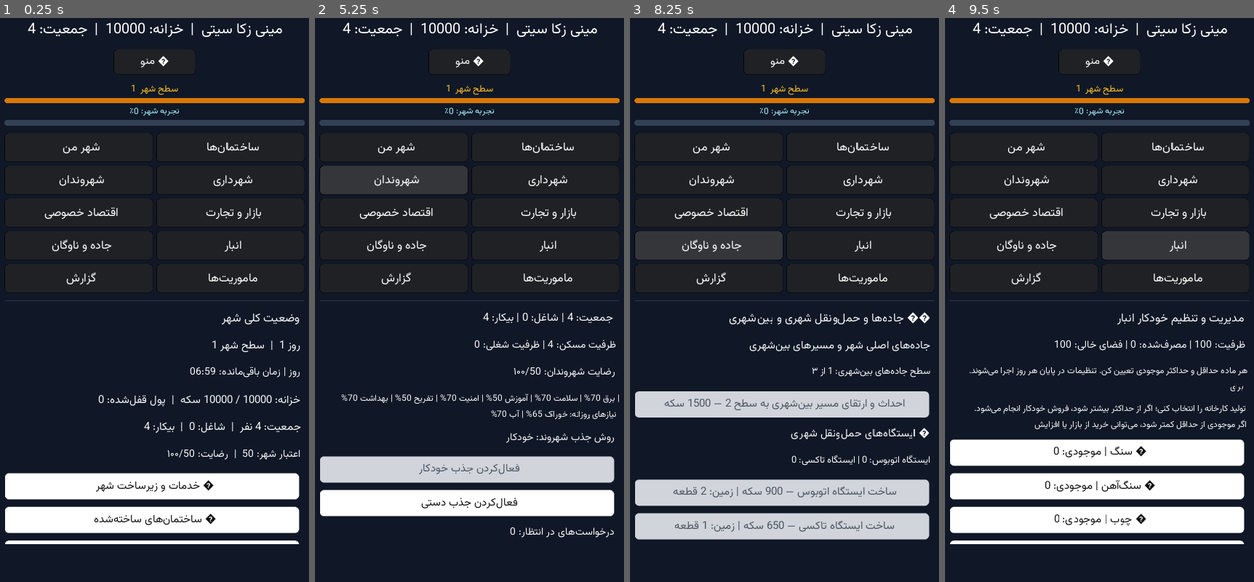
Above: before the commit, frames 1-4 (left to right).
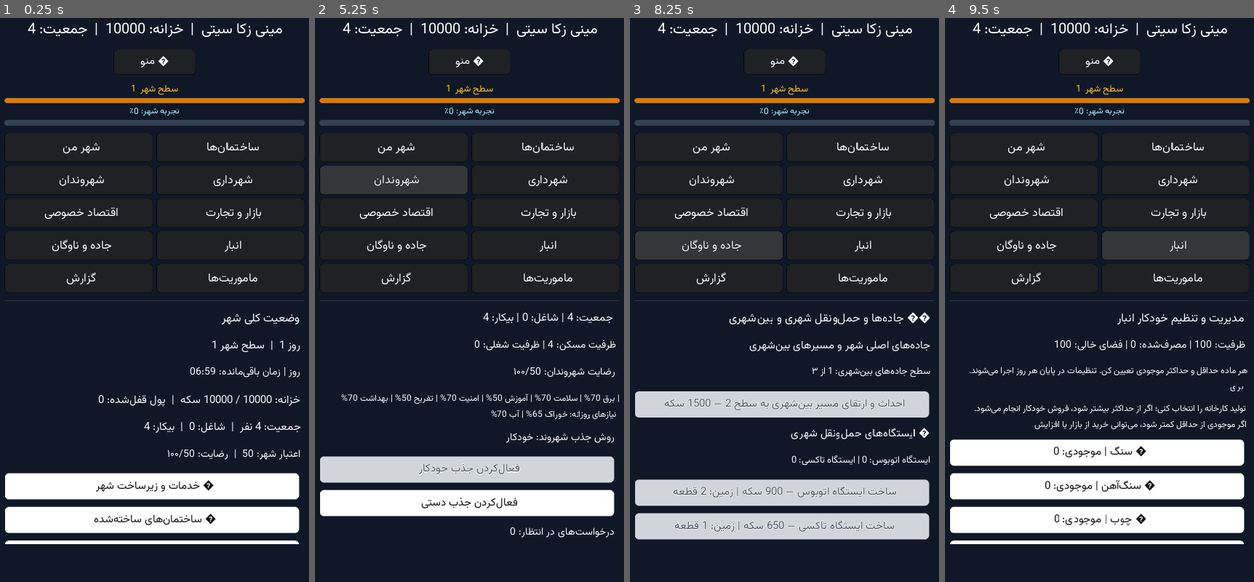
Above: after the commit, the same moments.

Repository: zekainstabot/mini-zeka-city
Game: Godot game, scene res://Main.tscn
Two runs of this game, one before a commit and one after it. Both use one fixed random seed, a clock stepped at 60 frames per second and the inputs below.
Inputs:
- Up to frame 1 (0.25 s): no input
- Up to frame 2 (5.25 s): click "ﻮﻨﻣ ☰" at 0.5 s; click "ﯼﺯﺎﺑ ﻒﻗﻮﺗ ⏸" at 1.25 s; click "ﯼﺯﺎﺑ ﻪﻣﺍﺩﺍ ▶" at 2 s; click "ﯼﺯﺎﺑ ﻩﺮﯿﺧﺫ 💾" at 2.75 s; click "ﻦﻣ ﺮﻬﺷ" at 3.5 s; click "ﺎﻫ‌ﻥﺎﻤﺘﺧﺎﺳ" at 4.25 s; click "ﻥﺍﺪﻧﻭﺮﻬﺷ" at 5 s
- Up to frame 3 (8.25 s): click "ﯼﺭﺍﺩﺮﻬﺷ" at 5.75 s; click "ﯽﺻﻮﺼﺧ ﺩﺎﺼﺘﻗﺍ" at 6.5 s; click "ﺕﺭﺎﺠﺗ ﻭ ﺭﺍﺯﺎﺑ" at 7.25 s; click "ﻥﺎﮔﻭﺎﻧ ﻭ ﻩﺩﺎﺟ" at 8 s
- Up to frame 4 (9.5 s): click "ﺭﺎﺒﻧﺍ" at 8.75 s

The runs differ from the first frame. In frame 2, 0.1% of the frame differs, in the area x 19-67%, y 27-82%; in frame 3, 0.7%, in the area x 11-89%, y 39-92%; in frame 4, less than 0.1%.

Commit message:
Improve text weight and contrast across the UI

Diff:
--- a/scripts/Main.gd
+++ b/scripts/Main.gd
@@ -439,9 +439,10 @@
 	# Keep the rendered glyph edges crisp instead of smoothing the font texture.
 	font.use_filter = false
 	font.use_mipmaps = false
-	# Keep text crisp: use a clear font size without an outline that can soften glyph edges.
+	# A thin, high-contrast outline adds visual weight without enlarging glyphs.
 	font.size = int(size) + (5 if get_viewport_rect().size.x < 900 else 4)
-	font.outline_size = 0
+	font.outline_size = 1
+	font.outline_color = Color("#111827")
 	control.add_font_override("font", font)
 	return font
 
@@ -478,6 +479,10 @@
 	button.add_color_override("font_color_hover", text_color)
 	button.add_color_override("font_color_pressed", text_color)
 	button.add_color_override("font_color_disabled", Color("#4B5563"))
+	var button_font = button.get_font("font")
+	if button_font is DynamicFont:
+		button_font.outline_size = 1
+		button_font.outline_color = Color("#FFFFFF") if not navigation else Color("#111827")
 
 func _clear_content():
 	construction_time_labels.clear()
